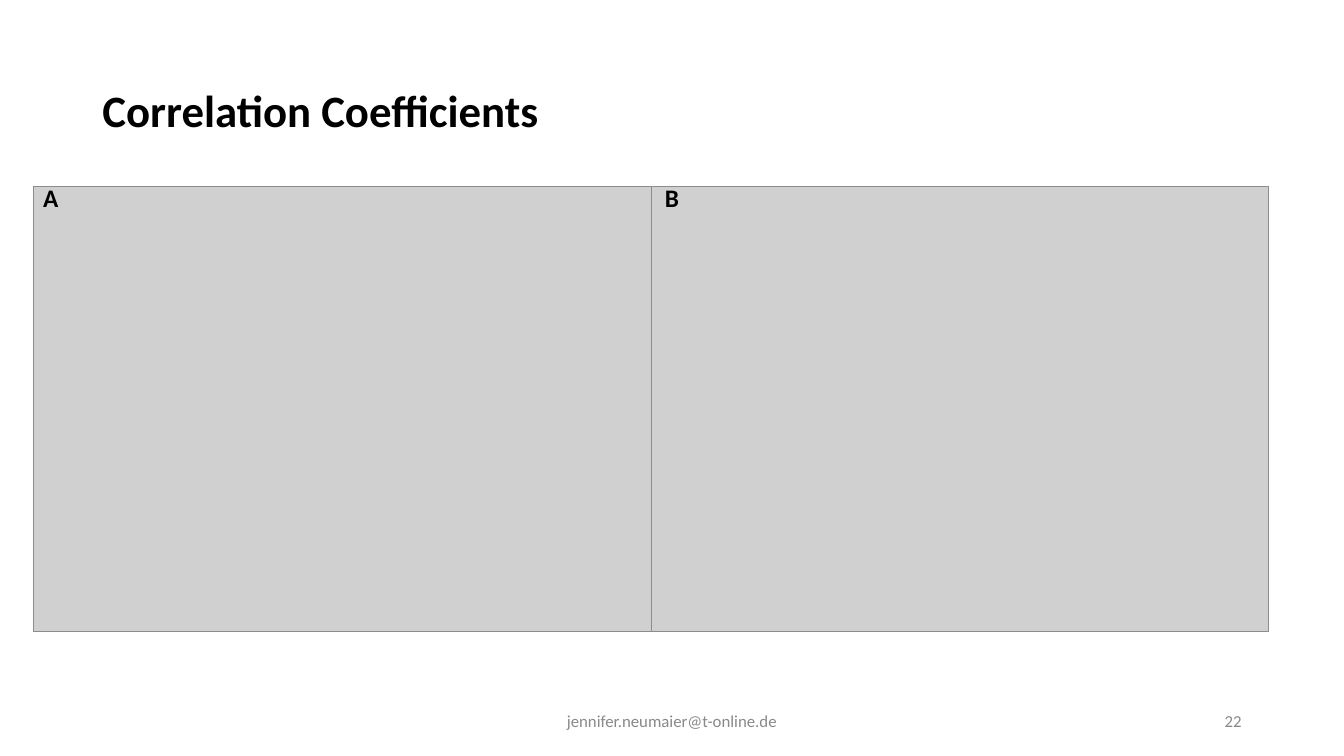
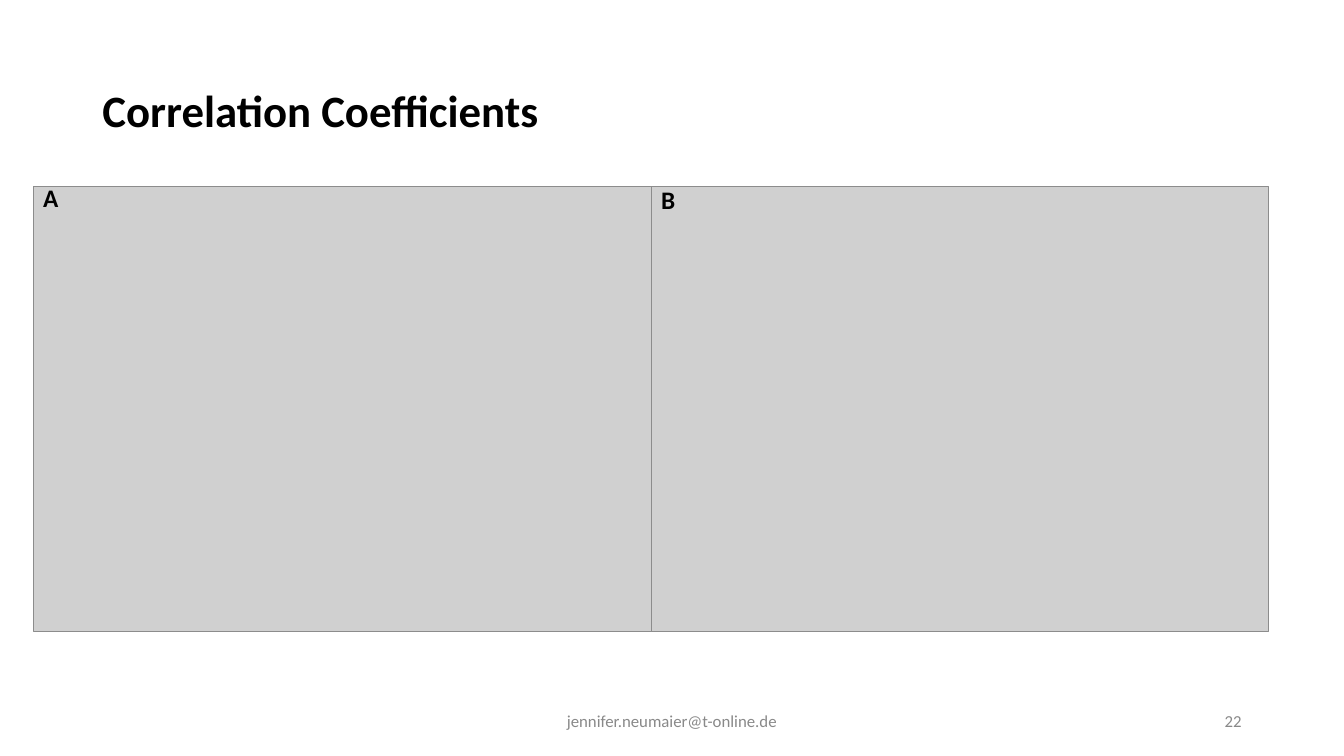
Before and after one commit to JenniferNeumaier/ml_coda, a slide deck: slide 22 of doc/Results for Master Thesis.odp. Drawn at 1344x756 pixels with LibreOffice and Linux fonts; fonts in the diff are those of the drawing; grey boxes stand for pictures. Boxes give left, top, right and bottom in pixels: in the first picture for what was removed or moved away, otherwise in the second. Text is boxed around its words. In the diff, an @@ line names an element or a change of style, - is before the commit and + after.

```diff
--- a/doc/Results for Master Thesis.odp
+++ b/doc/Results for Master Thesis.odp
@@ text "B" moved from (x1=665, y1=190, x2=679, y2=207) to (x1=661, y1=192, x2=675, y2=209) @@
```
Also in this commit, not shown: 6 other slides changed, 1 other file.
